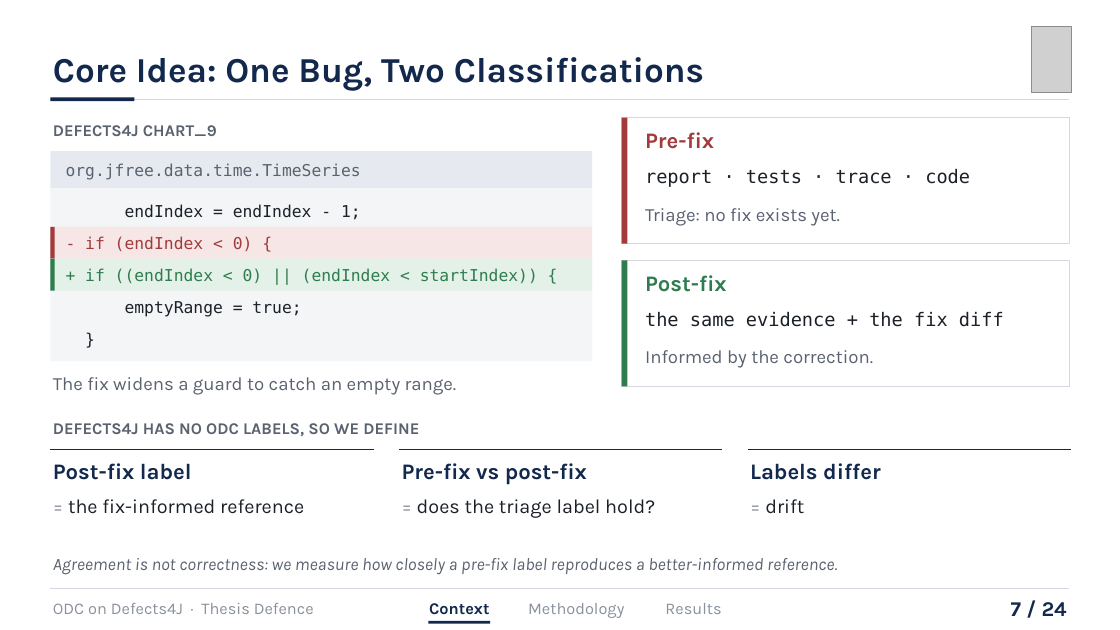
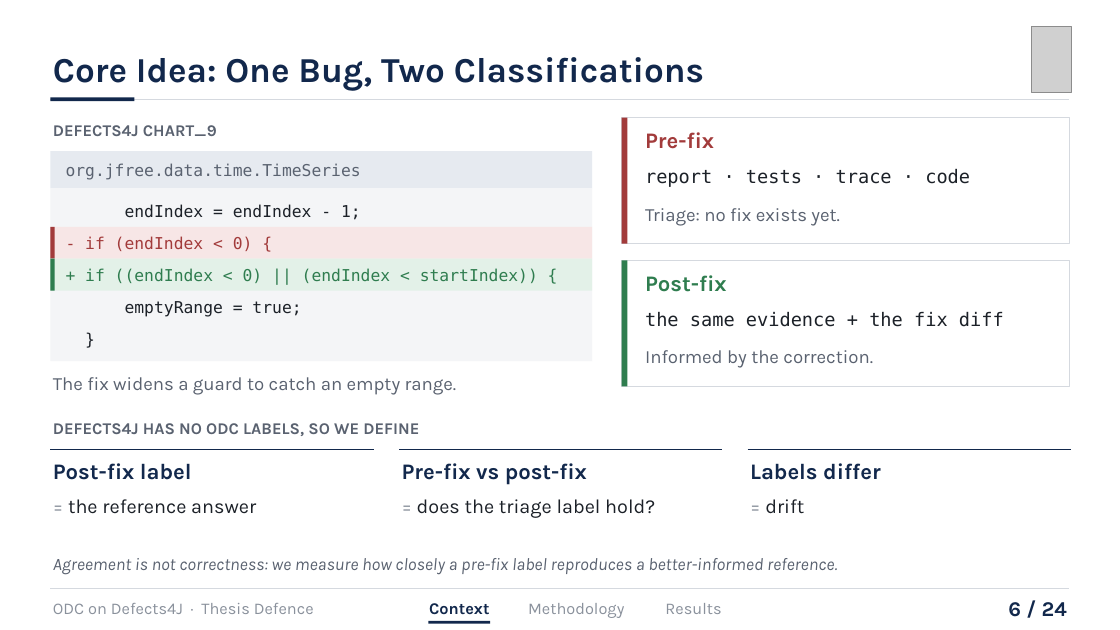
Before and after one commit to hasin023/d4j_odc_implementation, a slide deck: slide 6 of iut_submissions/presentation/Defence/SWE_Orthogonal Defect Classification on Defects4J Using an LLM-Driven Scientific Approach_presentation.pptx (slide 7 before the commit). Drawn at 1120x630 pixels with LibreOffice and Linux fonts; fonts in the diff are those of the drawing; grey boxes stand for pictures. Boxes give left, top, right and bottom in pixels: in the first picture for what was removed or moved away, otherwise in the second. Text is boxed around its words. In the diff, an @@ line names an element or a change of style, - is before the commit and + after.

```diff
--- a/iut_submissions/presentation/Defence/SWE_Orthogonal Defect Classification on Defects4J Using an LLM-Driven Scientific Approach_presentation.pptx
+++ b/iut_submissions/presentation/Defence/SWE_Orthogonal Defect Classification on Defects4J Using an LLM-Driven Scientific Approach_presentation.pptx
@@ text at <box>68,499,256,514</box>: text changed @@
-= the fix-informed reference
+= the reference answer
@@ text at <box>1008,602,1067,617</box>: text changed @@
-7 / 24
+6 / 24
```
Also in this commit, not shown: 18 other slides changed, 6 slides added, 6 slides removed, 4 other files.
